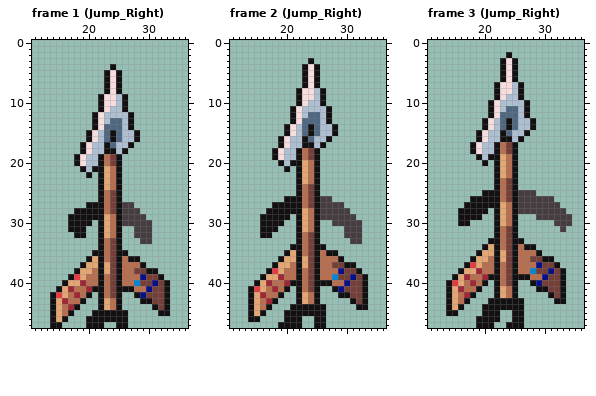
Edited in one commit: pixel-art file (Assets/Sprites/Arrowhead/True_Arrow_Jump.ase). This is how it looked before the edit.
48x48 pixels, 32 frames. Shown: frame 1 (Jump_Right): x 11..36, y 0..47; frame 2 (Jump_Right): x 11..36, y 0..47; frame 3 (Jump_Right): x 11..36, y 0..47. The commit also changed other frames, which this record leaves out.
The result:
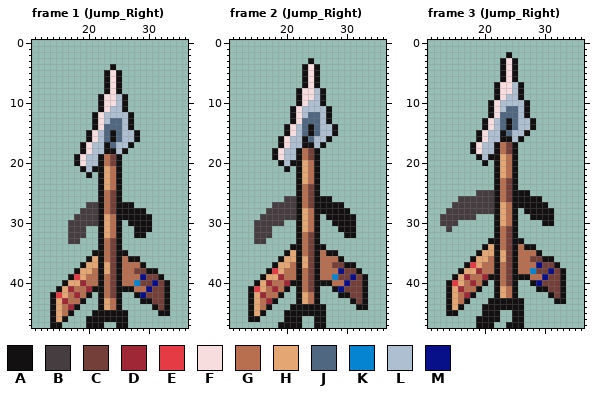
Palette (. is transparent): A #131011  B #453d40  C #743f39  D #9e2835  E #e53b44  F #f7dddd  G #b86f50  H #e4a672  J #4f6781  K #0484d1  L #afbfd2  M #071089
Change:
Frame 1 (Jump_Right), layer "Arms":
Colour A is added in row 28 at x 29; in row 29 at x 30.
Colour A replaces colour B in row 27 at x 26 to 27; in row 28 at x 26 to 28; in row 29 at x 26 to 29; in row 30 at x 27 to 30; in row 31 at x 28 to 30; in row 32 at x 28 to 29.
Colour B is added in row 30 at x 21; in row 32 at x 17; in row 33 at x 17 to 18.
Colour B replaces colour A in row 27 at x 20 to 21; in row 28 at x 19 to 21; in row 29 at x 18 to 21; in row 30 at x 17 to 20; in row 31 at x 17 to 19; in row 32 at x 18 to 19.
Colour A is gone in row 28 at x 18; in row 29 at x 17.
Colour B is gone in row 30 at x 26; in row 32 at x 30; in row 33 at x 29 to 30.
Frame 2 (Jump_Right), layer "Arms":
Colour A is added in row 31 at x 29.
Colour A replaces colour B in row 26 at x 26 to 27; in row 27 at x 26 to 29; in row 28 at x 26 to 30; in row 29 at x 27 to 31; in row 30 at x 28 to 31; in rows 31 to 32 at x 30 to 31.
Colour B is added in row 29 at x 21; in rows 30 to 32 at x 15; in row 33 at x 15 to 16.
Colour B replaces colour A in row 26 at x 20 to 21; in row 27 at x 18 to 21; in row 28 at x 17 to 21; in row 29 at x 16 to 20; in row 30 at x 16 to 19; in rows 31 to 32 at x 16 to 17.
Colour A is gone in row 31 at x 18.
Colour B is gone in row 29 at x 26; in rows 30 to 32 at x 32; in row 33 at x 31 to 32.
Frame 3 (Jump_Right), layer "Arms":
Colour A is added in row 29 at x 28; in row 30 at x 30 to 31.
Colour A replaces colour B in row 25 at x 26 to 27; in row 26 at x 26 to 29; in row 27 at x 26 to 30; in row 28 at x 27 to 31; in row 29 at x 29 to 31.
Colour B is added in row 25 at x 19; in row 26 at x 16 to 17; in row 27 at x 15 to 16; in row 28 at x 14 to 15 and 21; in rows 29 to 30 at x 13 to 15; in row 31 at x 14.
Colour B replaces colour A in row 25 at x 20 to 21; in row 26 at x 18 to 21; in row 27 at x 17 to 21; in row 28 at x 16 to 20; in row 29 at x 16 to 18.
Colour A is gone in row 29 at x 19; in row 30 at x 16 to 17.
Colour B is gone in row 25 at x 28; in row 26 at x 30 to 31; in row 27 at x 31 to 32; in row 28 at x 26 and 32 to 33; in rows 29 to 30 at x 32 to 34; in row 31 at x 33.
Boxes around the changes in both pictures, in picture pixels (x1, y1, x2, y2):
changed: (68, 202, 98, 244)
changed: (122, 202, 152, 244)
changed: (254, 196, 296, 244)
changed: (320, 196, 362, 244)
changed: (440, 190, 494, 232)
changed: (518, 190, 572, 232)
